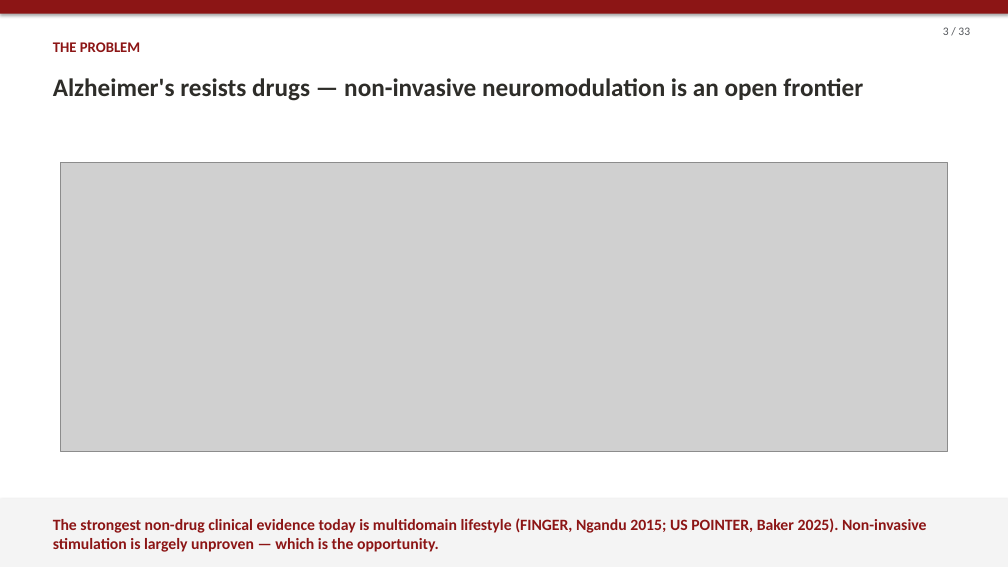
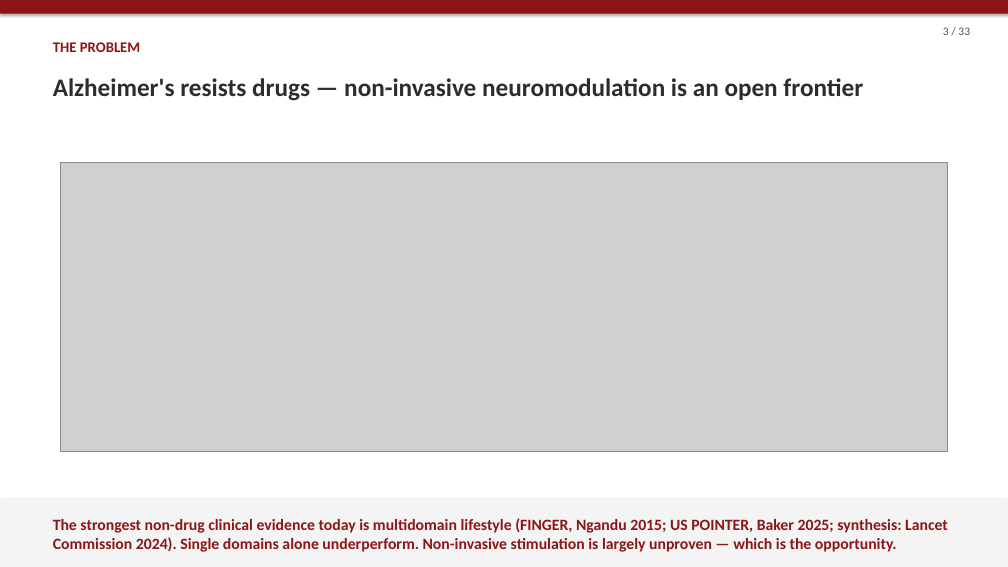
Before and after one commit to wehabit/hpaticmousebuzsakilab, a slide deck: slide 3 of presentation/haptic_brain_talk.pptx. Drawn at 1008x567 pixels with LibreOffice and Linux fonts; fonts in the diff are those of the drawing; grey boxes stand for pictures. Boxes give left, top, right and bottom in pixels: in the first picture for what was removed or moved away, otherwise in the second. Text is boxed around its words. In the diff, an @@ line names an element or a change of style, - is before the commit and + after.

```diff
--- a/presentation/haptic_brain_talk.pptx
+++ b/presentation/haptic_brain_talk.pptx
@@ text at bbox=[53, 518, 948, 552]: text changed @@
-The strongest non-drug clinical evidence today is multidomain lifestyle (FINGER, Ngandu 2015; US POINTER, Baker 2025). Non-invasive stimulation is largely unproven — which is the opportunity.
+The strongest non-drug clinical evidence today is multidomain lifestyle (FINGER, Ngandu 2015; US POINTER, Baker 2025; synthesis: Lancet Commission 2024). Single domains alone underperform. Non-invasive stimulation is largely unproven — which is the opportunity.
```
Also in this commit, not shown: 1 other slide changed, 2 other files.
